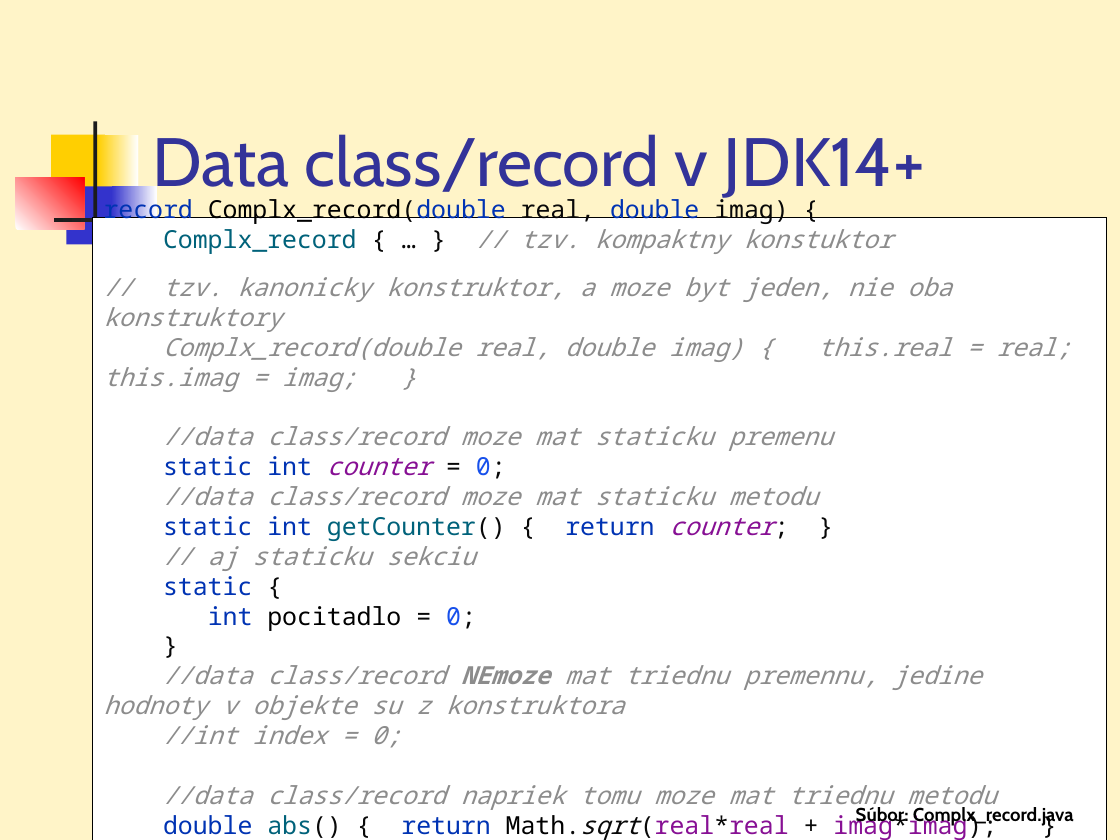
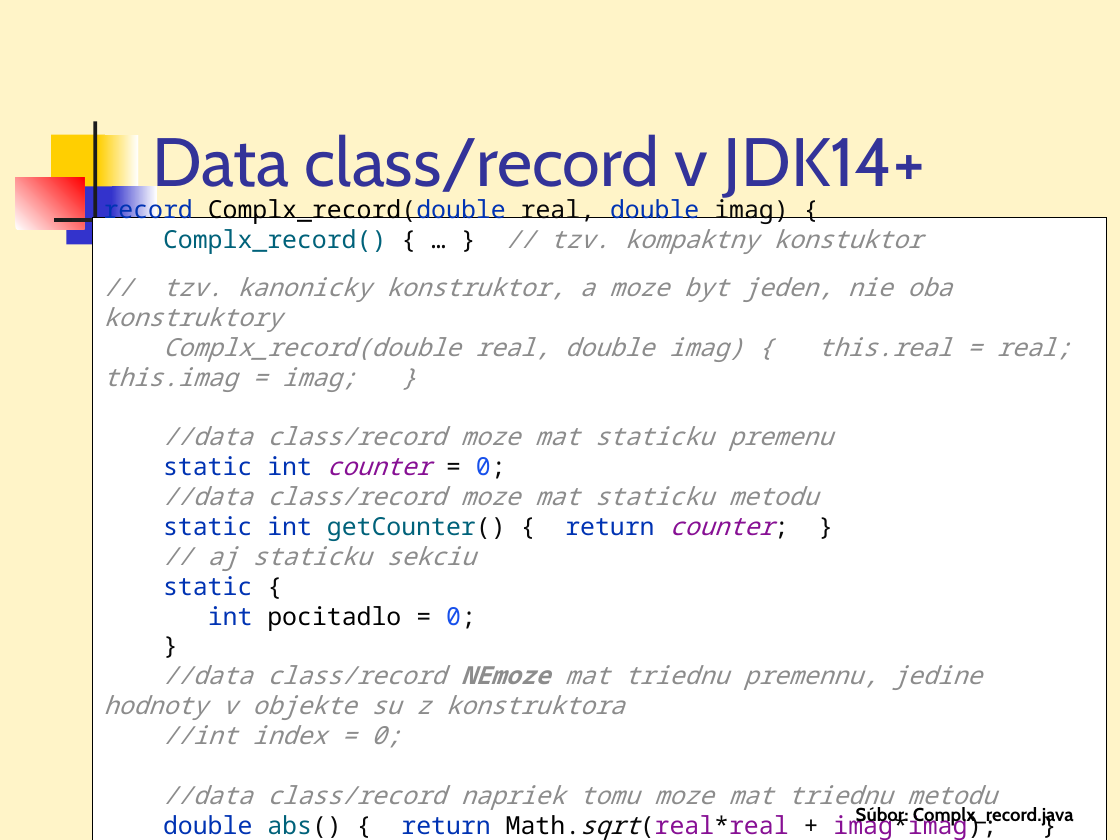
Before and after one commit to Programovanie4/Prednasky, a slide deck: slide 22 of 03/03_java.ppt. Drawn at 1120x840 pixels with LibreOffice and Linux fonts; fonts in the diff are those of the drawing. Boxes give left, top, right and bottom in pixels: in the first picture for what was removed or moved away, otherwise in the second. Text is boxed around its words. In the diff, an @@ line names an element or a change of style, - is before the commit and + after.

```diff
--- a/03/03_java.ppt
+++ b/03/03_java.ppt
@@ text in rectangle at (x1=104, y1=199, x2=1071, y2=392): text changed @@
-record Complx_record(double real, double imag) {
-Complx_record { … } // tzv. kompaktny konstuktor
-// tzv. kanonicky konstruktor, a moze byt jeden, nie oba konstruktory
-Complx_record(double real, double imag) { this.real = real; this.imag = imag; }
+record Complx_record(double real, double imag) {
+Complx_record() { … } // tzv. kompaktny konstuktor
+// tzv. kanonicky konstruktor, a moze byt jeden, nie oba konstruktory
+Complx_record(double real, double imag) { this.real = real; this.imag = imag; }
```
Also in this commit, not shown: 2 other slides changed, 3 other files.
